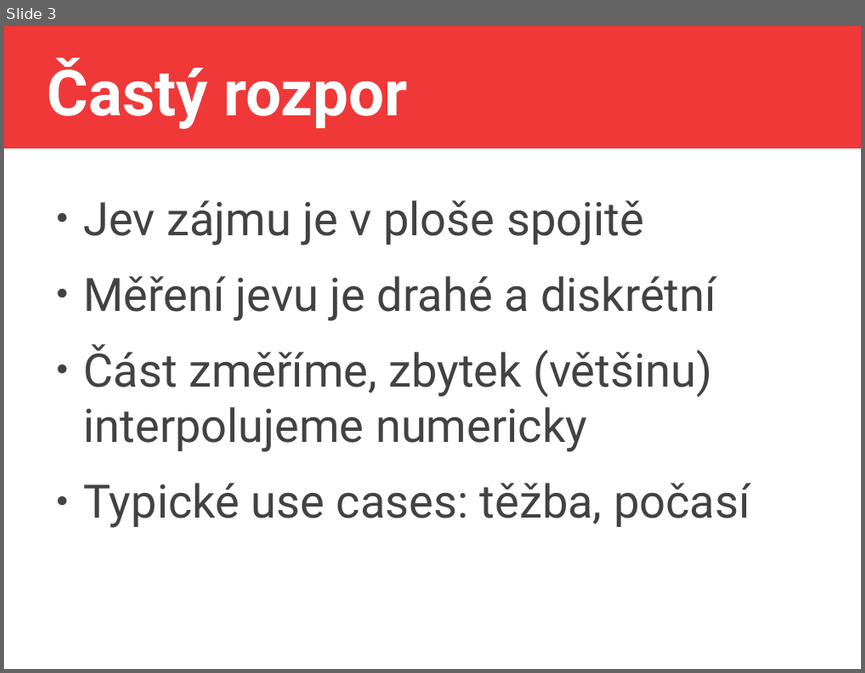
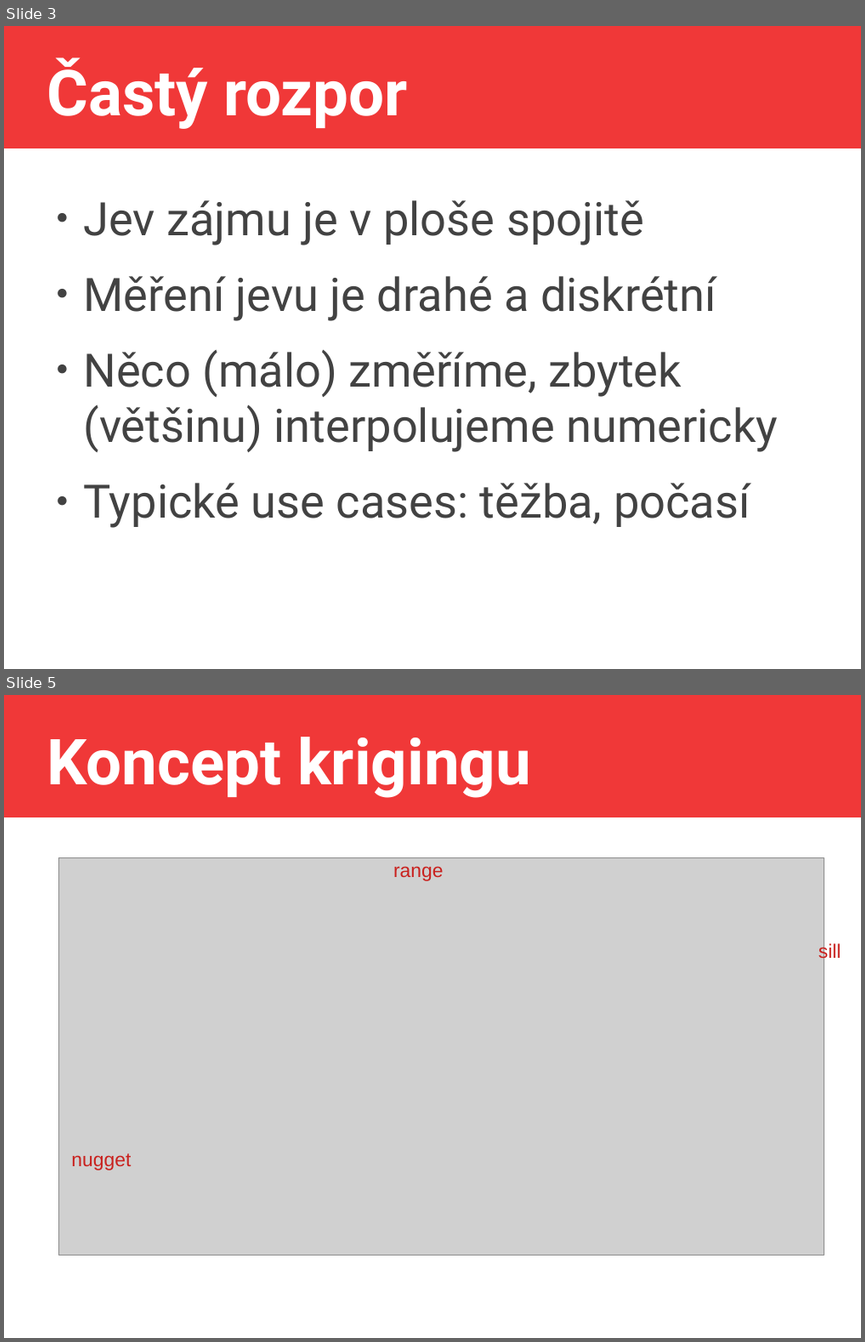
Before and after one commit to jlacko/4EK418, a slide deck: prez/8 - kriging + interpolace.odp. Shown one above the other, each under a label of ours: slide 3 before the commit, slides 3 and 5 after it; the slides between them are not shown. The pictures are 865x673 and 865x1342 pixels, drawn with LibreOffice and Linux fonts; fonts in the diff are those of the drawing; grey boxes stand for pictures. Boxes give left, top, right and bottom in pixels: in the first picture for what was removed or moved away, otherwise in the second. Text is boxed around its words. In the diff, an @@ line names an element or a change of style, - is before the commit and + after.

Commit message:
+ prezka krigingu

```diff
--- a/prez/8 - kriging + interpolace.odp
+++ b/prez/8 - kriging + interpolace.odp
@@ slide 5 added at box(4, 695, 861, 1338), background #FFFFFF; not listed: 1 template element that a slide beside it also shows @@
@@ title added at box(46, 737, 531, 798), 58.7 pt, text #FFFFFF, bold @@
+Koncept krigingu
@@ picture added at box(59, 858, 824, 1255) @@
@@ text added at box(393, 866, 443, 881), 18 pt, text #C9211E @@
+range
@@ text added at box(818, 942, 841, 963), 18 pt, text #C9211E @@
+sill
@@ text added at box(71, 1153, 131, 1170), 18 pt, text #C9211E @@
+nugget
@@ slide 3 changed as well @@
@@ text at box(83, 349, 778, 452): text changed @@
-● Část změříme, zbytek (většinu) interpolujeme numericky
+● Něco (málo) změříme, zbytek (většinu) interpolujeme numericky
```
Also in this commit, not shown: 2 other slides changed, 3 other slides added, 1 other file.
